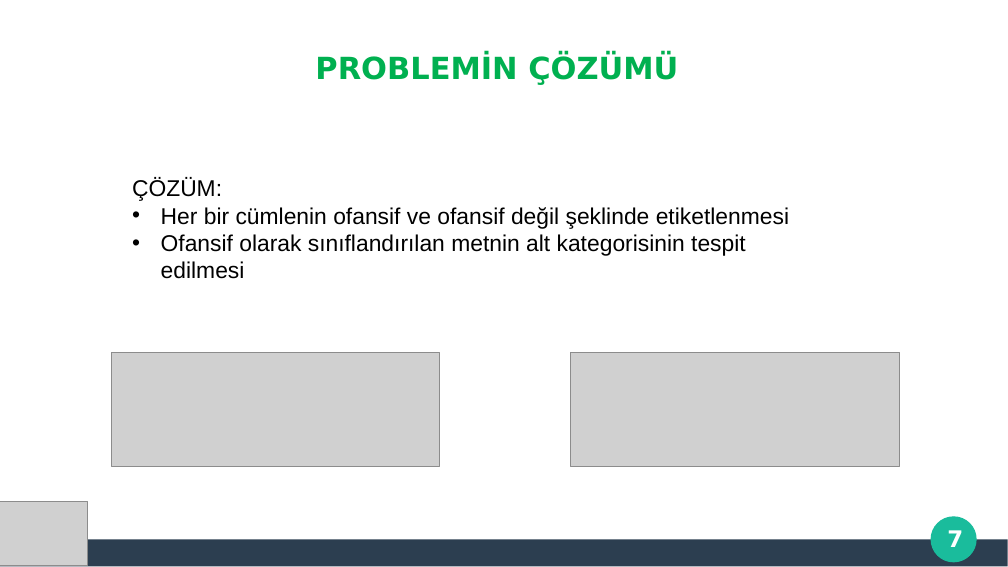
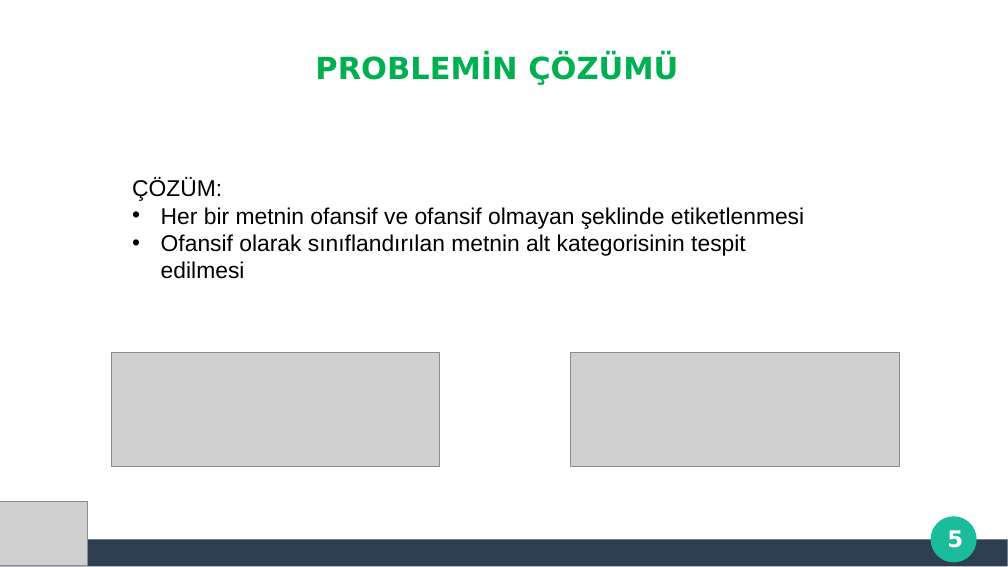
Before and after one commit to thealper2/gat0r-nlp, a slide deck: slide 5 of GATOR_Sunum.pptx (slide 7 before the commit). Drawn at 1008x567 pixels with LibreOffice and Linux fonts; fonts in the diff are those of the drawing; grey boxes stand for pictures; background and template pictures are left out. Boxes give left, top, right and bottom in pixels: in the first picture for what was removed or moved away, otherwise in the second. Text is boxed around its words. In the diff, an @@ line names an element or a change of style, - is before the commit and + after.

```diff
--- a/GATOR_Sunum.pptx
+++ b/GATOR_Sunum.pptx
@@ text at (161, 207, 804, 228): text changed @@
-• Her bir cümlenin ofansif ve ofansif değil şeklinde etiketlenmesi
+• Her bir metnin ofansif ve ofansif olmayan şeklinde etiketlenmesi
@@ page number at (947, 530, 963, 548): text changed @@
-7
+5
```
Also in this commit, not shown: 7 other slides changed, 1 slide added.
